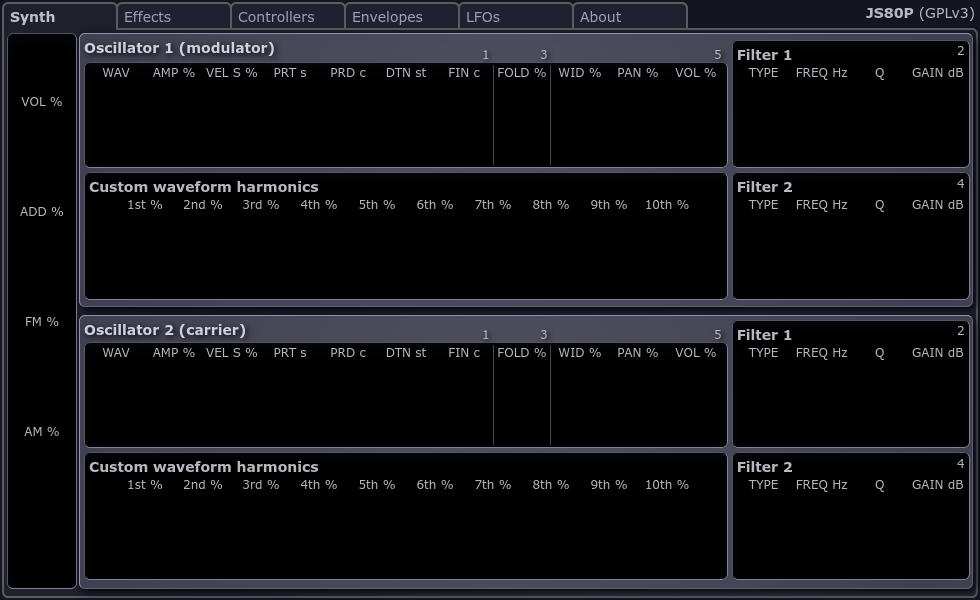
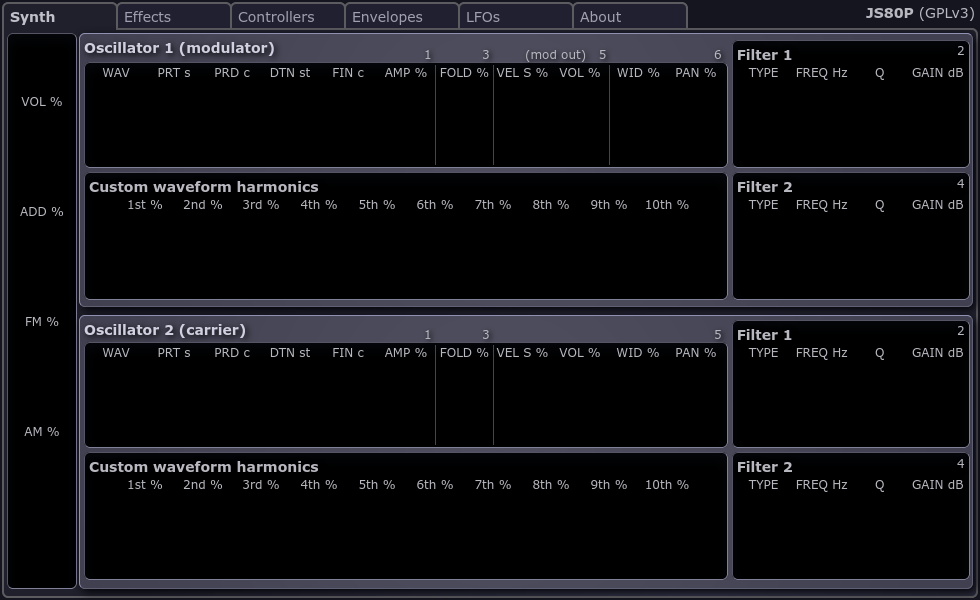
Revision of a layered 980x600 image; what changed, layer by layer:
painted on "synth" over <box>153,48,721,445</box>
